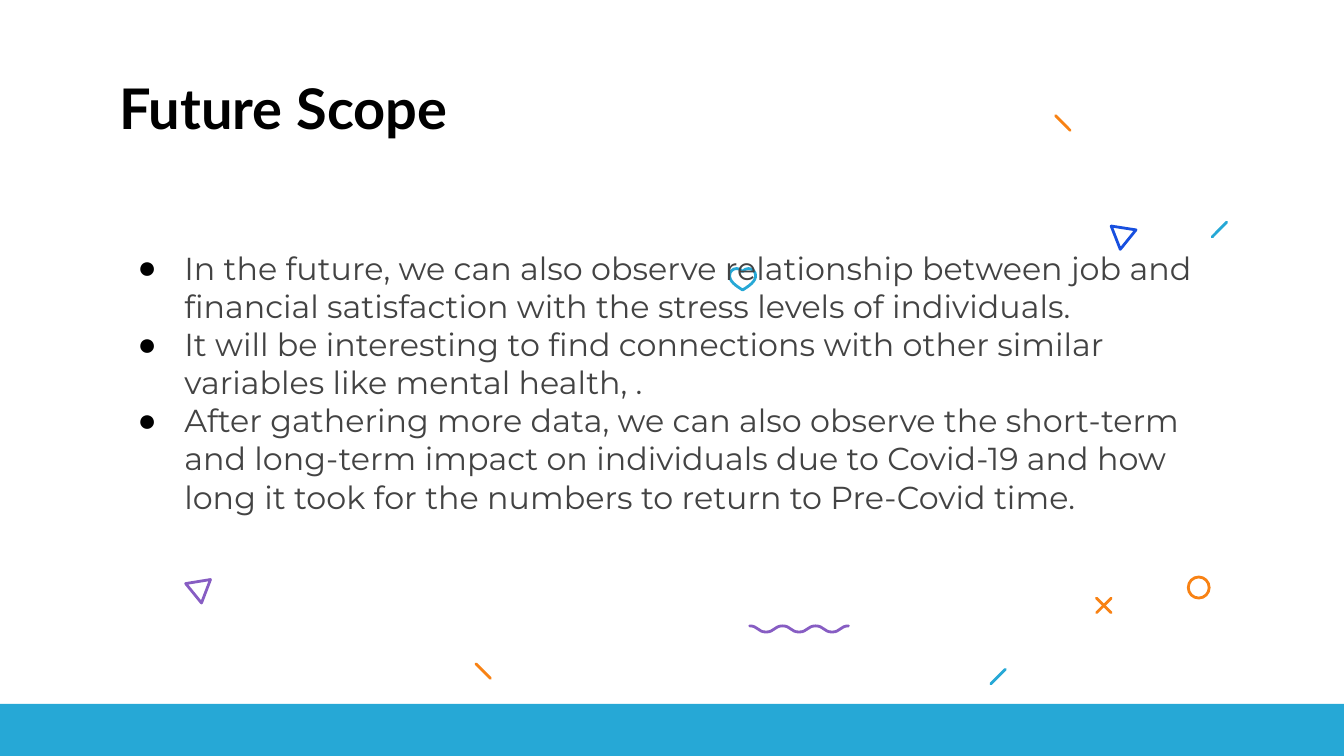
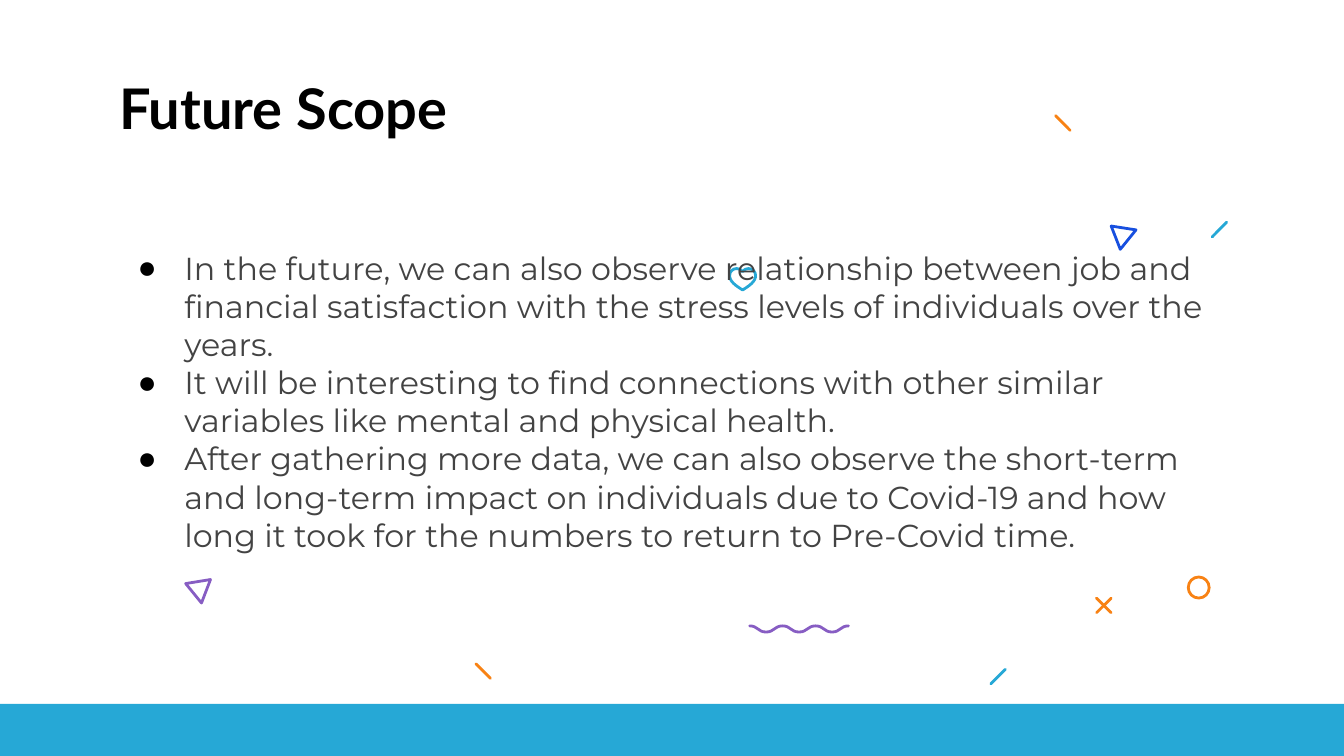
Before and after one commit to mageeca/GROUP2_DATS6101_MIDTERM_PROJECT, a slide deck: slide 24 of Writing and Presentation/DATS 6101 Midterm Project.pptx. Drawn at 1344x756 pixels with LibreOffice and Linux fonts; fonts in the diff are those of the drawing. Boxes give left, top, right and bottom in pixels: in the first picture for what was removed or moved away, otherwise in the second. Text is boxed around its words. In the diff, an @@ line names an element or a change of style, - is before the commit and + after.

```diff
--- a/Writing and Presentation/DATS 6101 Midterm Project.pptx
+++ b/Writing and Presentation/DATS 6101 Midterm Project.pptx
@@ text at bbox=[184, 249, 1203, 439]: text changed @@
-● In the future, we can also observe relationship between job and financial satisfaction with the stress levels of individuals.
-● It will be interesting to find connections with other similar variables like mental health, .
+● In the future, we can also observe relationship between job and financial satisfaction with the stress levels of individuals over the years.
+● It will be interesting to find connections with other similar variables like mental and physical health.
```
Also in this commit, not shown: 1 slide added, 1 slide removed, 1 other file.
